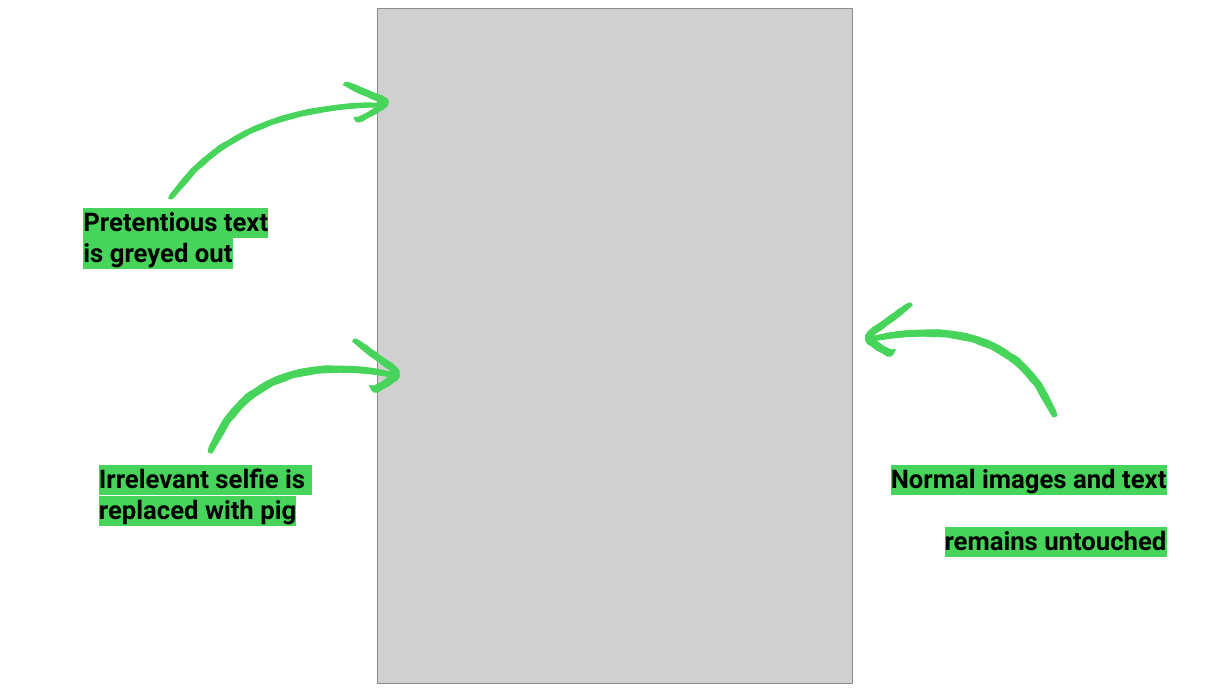
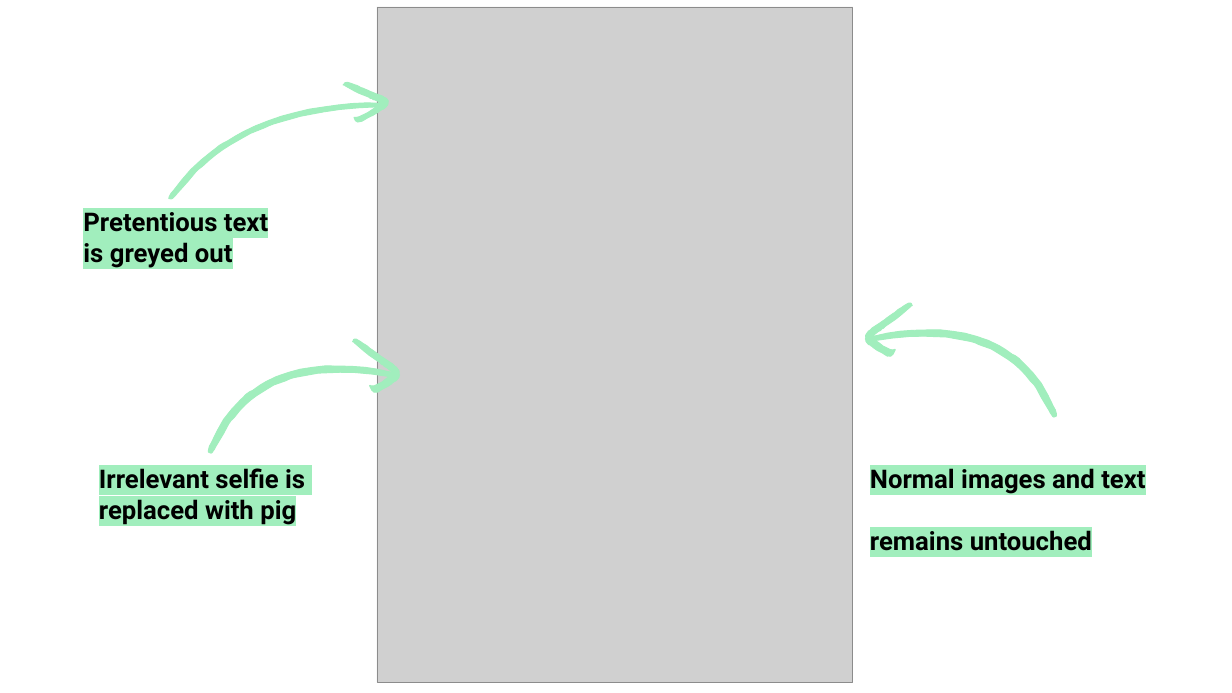
Before and after one commit to FelixGraeber/linkedin-unhumble, a slide deck: slide 1 of Unhumble.pptx. Drawn at 1232x693 pixels with LibreOffice and Linux fonts; fonts in the diff are those of the drawing; grey boxes stand for pictures. Boxes give left, top, right and bottom in pixels: in the first picture for what was removed or moved away, otherwise in the second. Text is boxed around its words. In the diff, an @@ line names an element or a change of style, - is before the commit and + after.

```diff
--- a/Unhumble.pptx
+++ b/Unhumble.pptx
@@ fill #47D45A to #A1EEBD; outline #47D45A 0.75 pt to #A1EEBD 0.75 pt in 3 elements at [192,327,404,469], [862,291,1074,433], [157,70,391,211] @@
@@ text "Pretentious text is greyed out" at [83,212,268,268]: highlight #47D45A to #A1EEBD @@
@@ text "Irrelevant selfie is replaced with ..." at [99,468,305,525]: highlight #47D45A to #A1EEBD @@
@@ text "Normal images and text remains ...": place and size @@
-text "Normal images and text remains ..." at [891,468,1166,551]
+text "Normal images and text remains ..." at [870,468,1145,551]
@@ text "Normal images and text remains ..." at [870,468,1145,551]: highlight #47D45A to #A1EEBD; alignment right to left @@
```
Also in this commit, not shown: 2 slides added, 1 slide removed, 2 other files.
